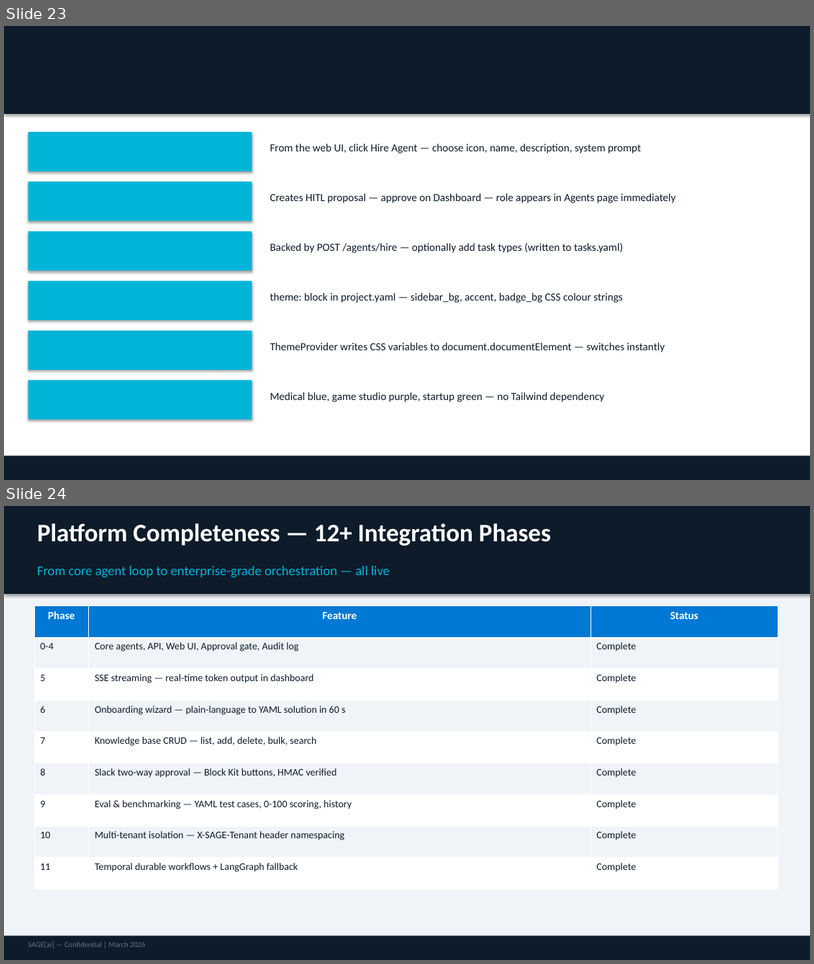
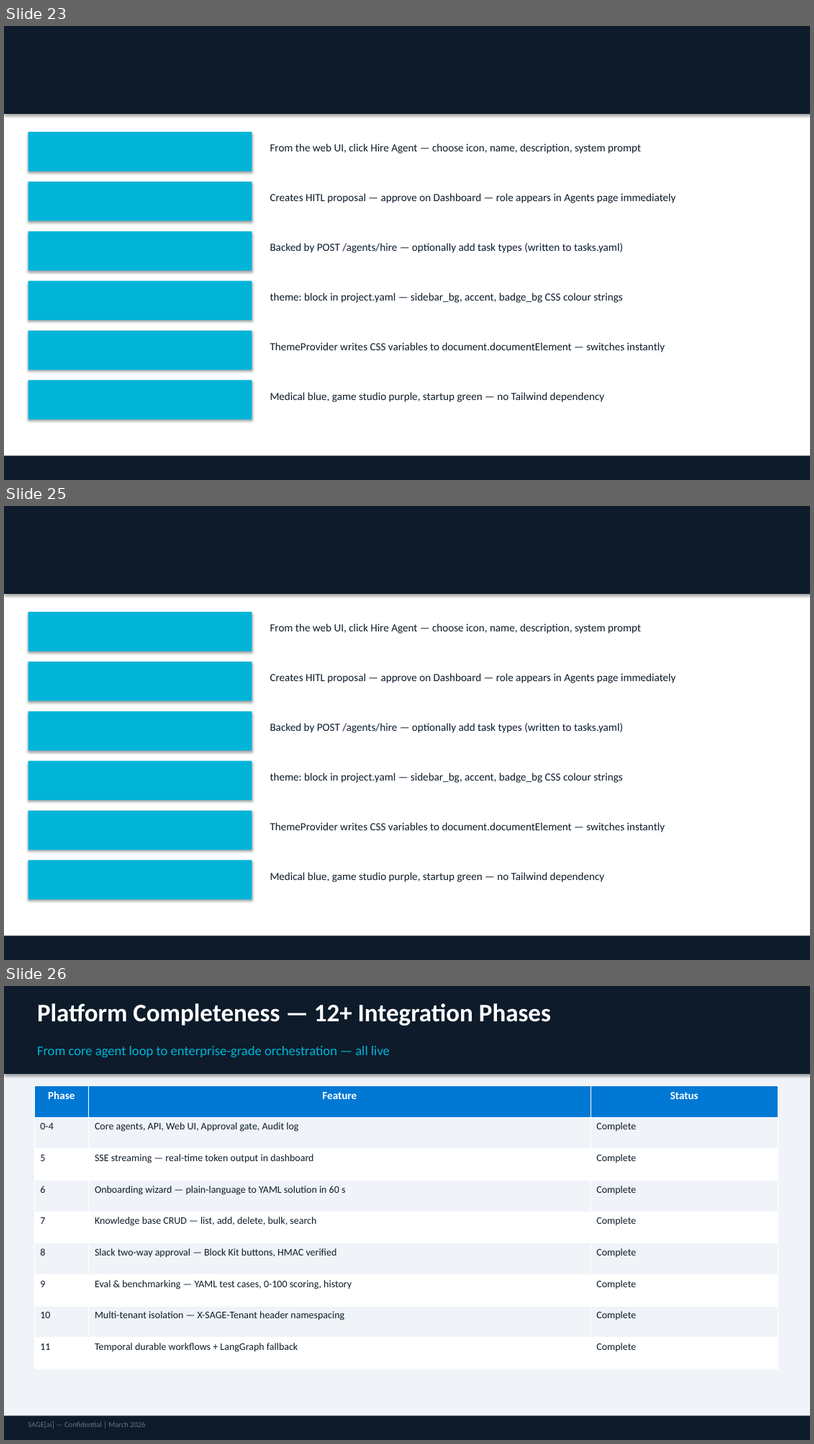
Before and after one commit to Sumanharapanahalli/SAGE, a slide deck: docs/SageAI_Tech_Pitch.pptx. Shown one above the other, each under a label of ours: slides 23 and 24 before the commit, slides 23, 25 and 26 after it; the slides between them are not shown. The pictures are 814x964 and 814x1444 pixels, drawn with LibreOffice and Linux fonts; fonts in the diff are those of the drawing. Boxes give left, top, right and bottom in pixels: in the first picture for what was removed or moved away, otherwise in the second. Text is boxed around its words. In the diff, an @@ line names an element or a change of style, - is before the commit and + after.

```diff
--- a/docs/SageAI_Tech_Pitch.pptx
+++ b/docs/SageAI_Tech_Pitch.pptx
@@ slide 25 added at (x1=4, y1=506, x2=810, y2=960), background #FFFFFF @@
@@ rectangle added at (x1=4, y1=506, x2=810, y2=594), fill #0D1B2A @@
@@ rectangle added at (x1=28, y1=612, x2=252, y2=651), fill #00B4D8 @@
@@ text added at (x1=270, y1=623, x2=641, y2=633), 13 pt, text #0D1B2A @@
+From the web UI, click Hire Agent — choose icon, name, description, system prompt
@@ rectangle added at (x1=28, y1=662, x2=252, y2=701), fill #00B4D8 @@
@@ text added at (x1=270, y1=673, x2=676, y2=683), 13 pt, text #0D1B2A @@
+Creates HITL proposal — approve on Dashboard — role appears in Agents page immediately
@@ rectangle added at (x1=28, y1=711, x2=252, y2=750), fill #00B4D8 @@
@@ text added at (x1=270, y1=723, x2=623, y2=733), 13 pt, text #0D1B2A @@
+Backed by POST /agents/hire — optionally add task types (written to tasks.yaml)
@@ rectangle added at (x1=28, y1=761, x2=252, y2=800), fill #00B4D8 @@
@@ text added at (x1=270, y1=772, x2=623, y2=782), 13 pt, text #0D1B2A @@
+theme: block in project.yaml — sidebar_bg, accent, badge_bg CSS colour strings
@@ rectangle added at (x1=28, y1=811, x2=252, y2=849), fill #00B4D8 @@
@@ text added at (x1=270, y1=822, x2=666, y2=832), 13 pt, text #0D1B2A @@
+ThemeProvider writes CSS variables to document.documentElement — switches instantly
@@ rectangle added at (x1=28, y1=860, x2=252, y2=899), fill #00B4D8 @@
@@ text added at (x1=270, y1=872, x2=605, y2=882), 13 pt, text #0D1B2A @@
+Medical blue, game studio purple, startup green — no Tailwind dependency
@@ rectangle added at (x1=4, y1=936, x2=810, y2=960), fill #0D1B2A @@
@@ what was slide 24 is now slide 26 @@
```
Also in this commit, not shown: 2 slides changed, 1 other slide added, 7 other files.
